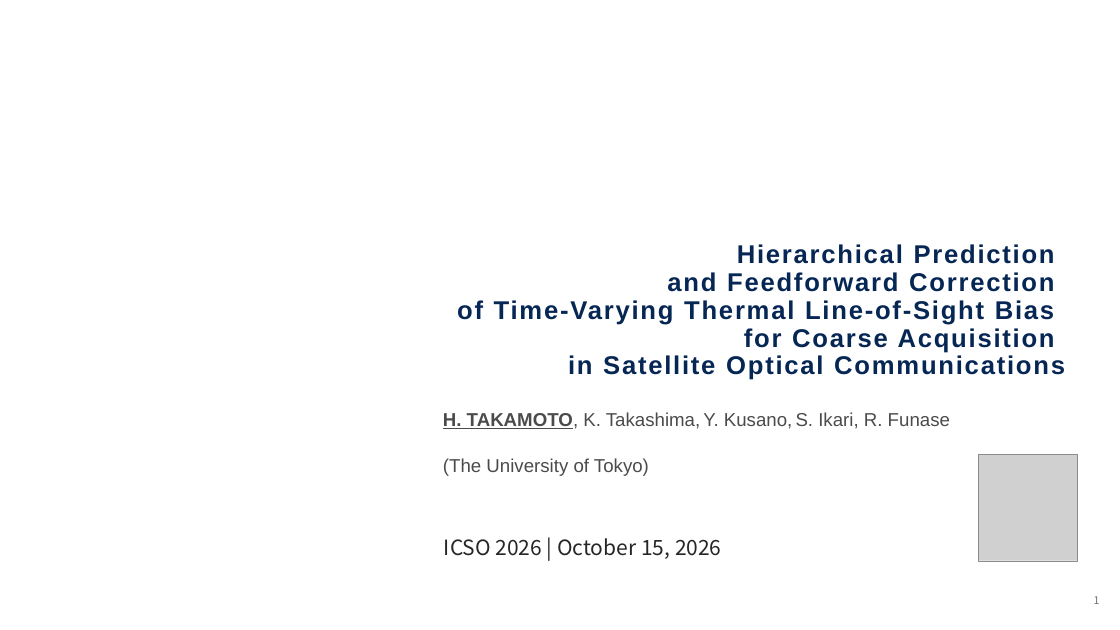
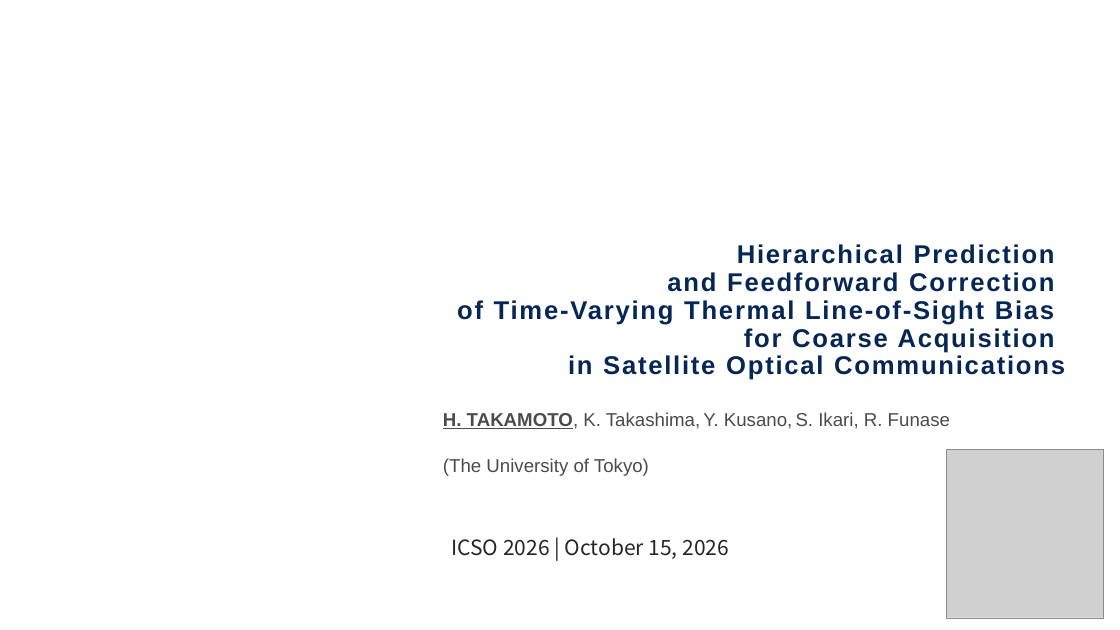
Before and after one commit to Hideki-1029/thermal-deformation-optcomm, a slide deck: slide 1 of papers/ICSO/slides/en_ICSO2026_slides_takamoto.pptx. Drawn at 1120x630 pixels with LibreOffice and Linux fonts; fonts in the diff are those of the drawing; grey boxes stand for pictures; background and template pictures are left out. Boxes give left, top, right and bottom in pixels: in the first picture for what was removed or moved away, otherwise in the second. Text is boxed around its words. In the diff, an @@ line names an element or a change of style, - is before the commit and + after.

```diff
--- a/papers/ICSO/slides/en_ICSO2026_slides_takamoto.pptx
+++ b/papers/ICSO/slides/en_ICSO2026_slides_takamoto.pptx
@@ picture: place and size @@
-picture at bbox=[978, 455, 1078, 561]
+picture at bbox=[947, 450, 1104, 618]
@@ text "ICSO 2026 | October 15, ...": place and size @@
-text "ICSO 2026 | October 15, ..." at bbox=[444, 538, 722, 559]
+text "ICSO 2026 | October 15, ..." at bbox=[451, 538, 730, 559]
```
Also in this commit, not shown: 1 other file.
